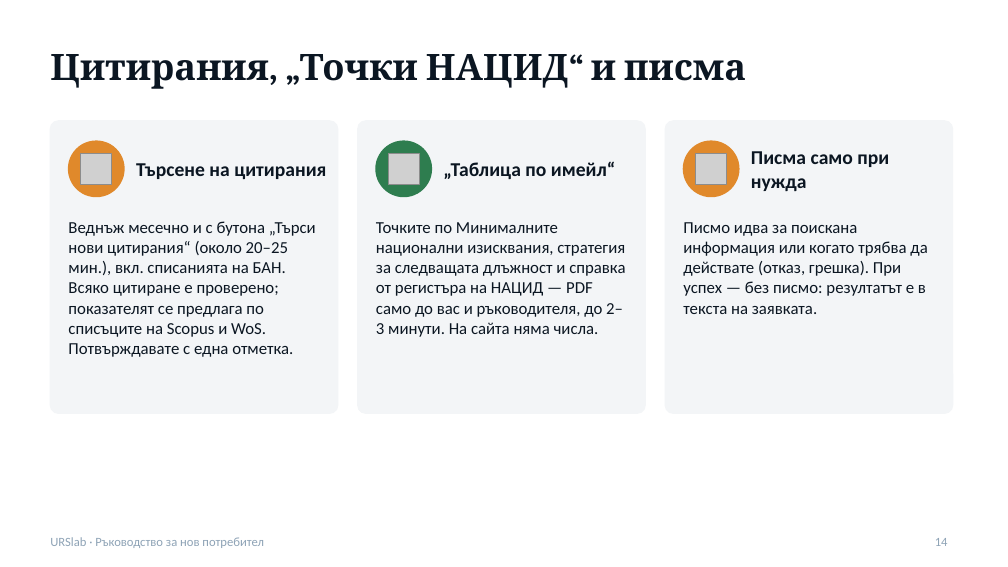
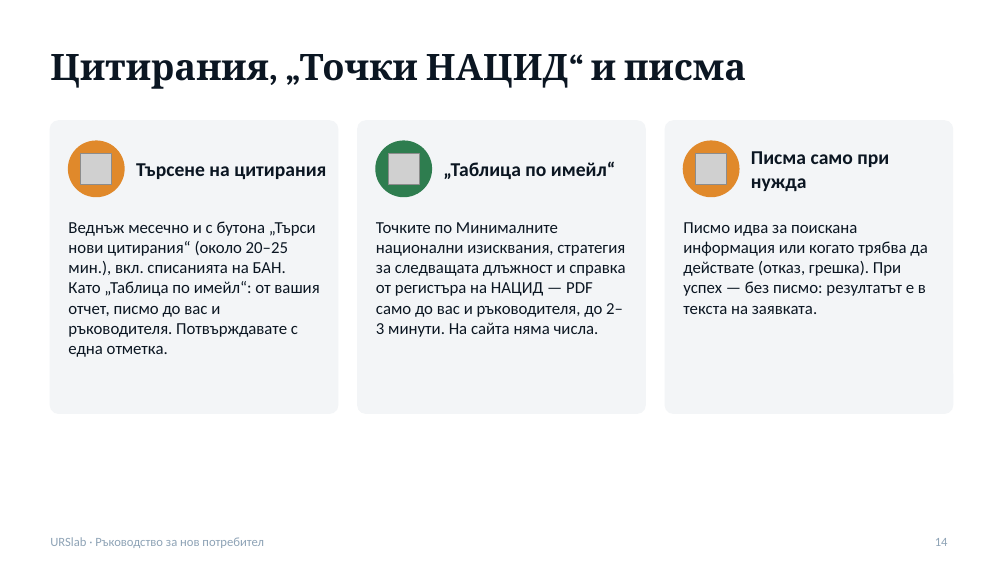
Before and after one commit to urslab-irbas/urslab-site, a slide deck: slide 14 of public/docs/URSlab-rakovodstvo.pptx. Drawn at 1008x567 pixels with LibreOffice and Linux fonts; fonts in the diff are those of the drawing; grey boxes stand for pictures. Boxes give left, top, right and bottom in pixels: in the first picture for what was removed or moved away, otherwise in the second. Text is boxed around its words. In the diff, an @@ line names an element or a change of style, - is before the commit and + after.

```diff
--- a/public/docs/URSlab-rakovodstvo.pptx
+++ b/public/docs/URSlab-rakovodstvo.pptx
@@ text at [68,221,319,357]: text changed @@
-Веднъж месечно и с бутона „Търси нови цитирания“ (около 20–25 мин.), вкл. списанията на БАН. Всяко цитиране е проверено; показателят се предлага по списъците на Scopus и WoS. Потвърждавате с една отметка.
+Веднъж месечно и с бутона „Търси нови цитирания“ (около 20–25 мин.), вкл. списанията на БАН. Като „Таблица по имейл“: от вашия отчет, писмо до вас и ръководителя. Потвърждавате с една отметка.
```
Also in this commit, not shown: 10 other files.
